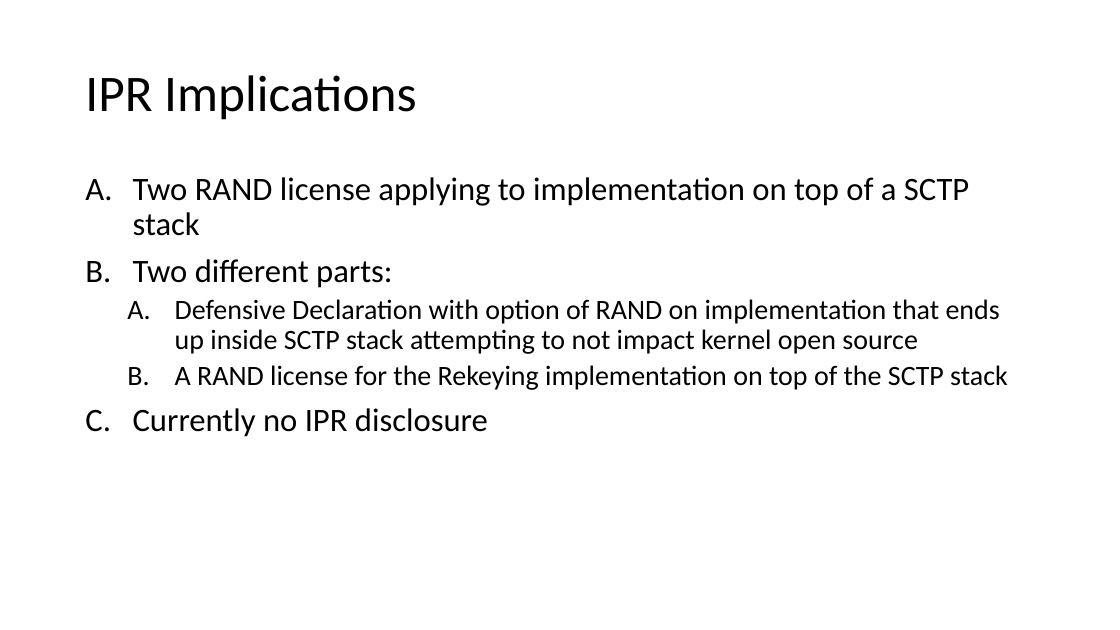
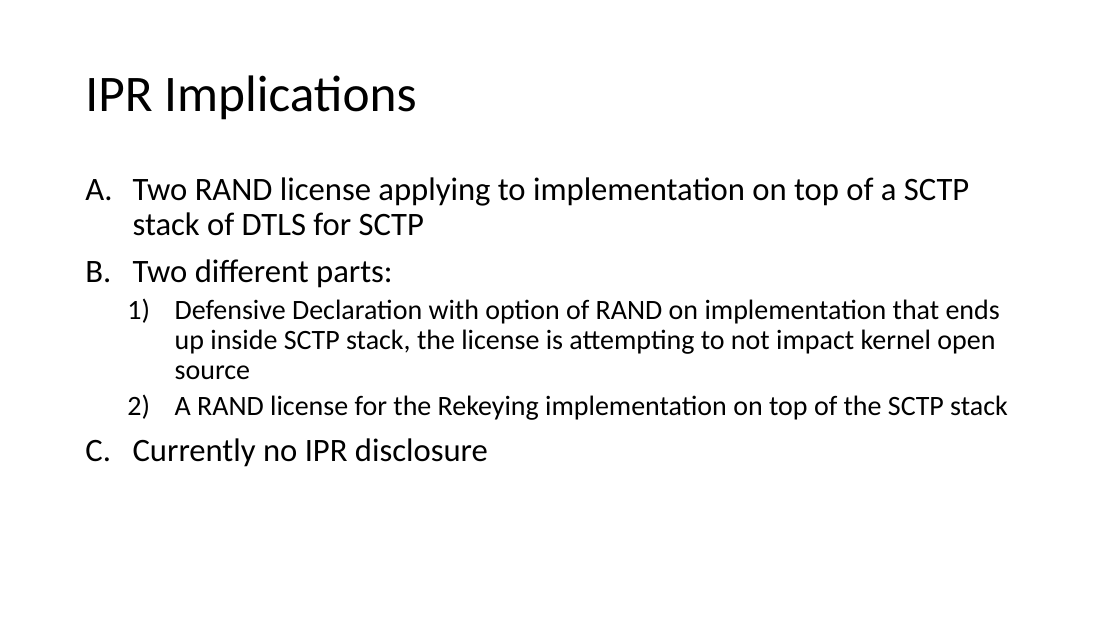
Before and after one commit to sctplab/sctp-dtls-requirements, a slide deck: slide 8 of dtls-for-sctp-design-team-report.pptx. Drawn at 1120x630 pixels with LibreOffice and Linux fonts; fonts in the diff are those of the drawing. Boxes give left, top, right and bottom in pixels: in the first picture for what was removed or moved away, otherwise in the second. Text is boxed around its words. In the diff, an @@ line names an element or a change of style, - is before the commit and + after.

```diff
--- a/dtls-for-sctp-design-team-report.pptx
+++ b/dtls-for-sctp-design-team-report.pptx
@@ text at box(133, 177, 969, 236): text changed @@
-A. Two RAND license applying to implementation on top of a SCTP stack
+A. Two RAND license applying to implementation on top of a SCTP stack of DTLS for SCTP
@@ text at box(175, 299, 1000, 380): text changed @@
-  A. Defensive Declaration with option of RAND on implementation that ends up inside SCTP stack attempting to not impact kernel open source
+  1) Defensive Declaration with option of RAND on implementation that ends up inside SCTP stack, the license is attempting to not impact kernel open source
@@ text at box(175, 395, 1008, 420): bullet A. to 1) @@
```
Also in this commit, not shown: 5 other slides changed.
